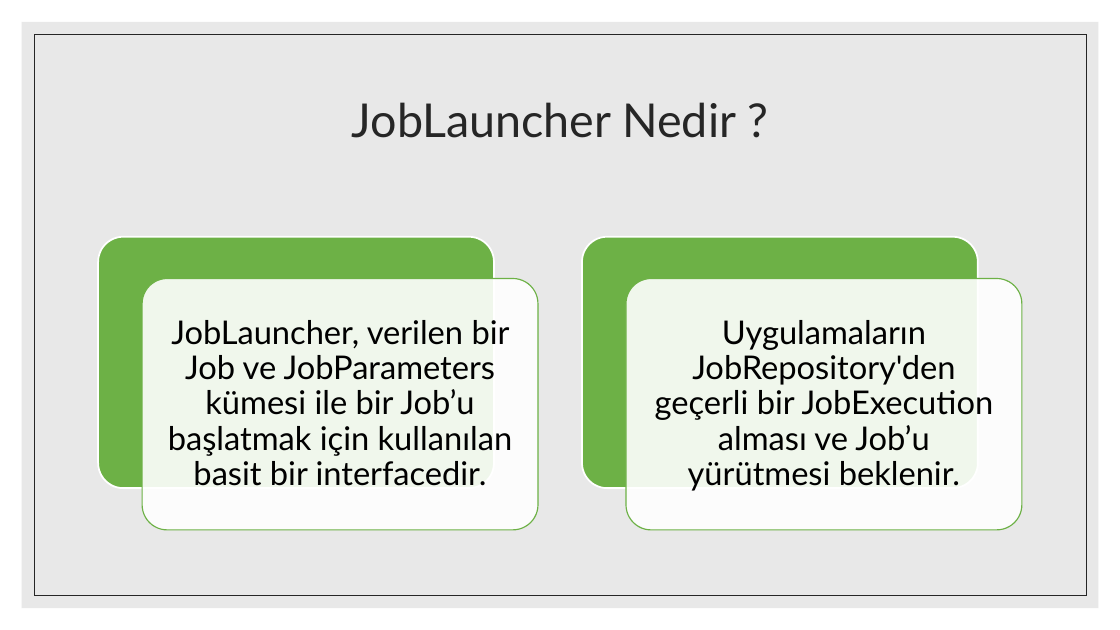
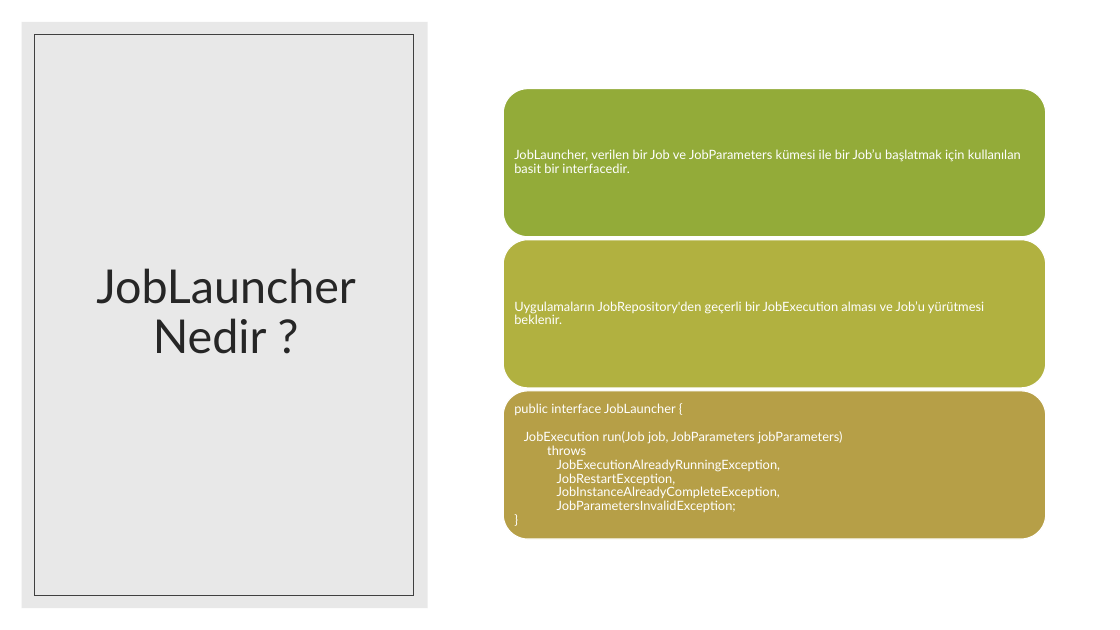
Before and after one commit to yusufemirhanarslan/PythonExercise, a slide deck: slide 13 of SpringBatch.pptx (slide 14 before the commit). Drawn at 1120x630 pixels with LibreOffice and Linux fonts; fonts in the diff are those of the drawing. Boxes give left, top, right and bottom in pixels: in the first picture for what was removed or moved away, otherwise in the second. Text is boxed around its words. In the diff, an @@ line names an element or a change of style, - is before the commit and + after.

```diff
--- a/SpringBatch.pptx
+++ b/SpringBatch.pptx
@@ rectangle: place and size @@
-rectangle at box(22, 22, 1099, 608)
+rectangle at box(22, 22, 428, 608)
@@ rectangle removed at box(34, 34, 1086, 596) @@
@@ rectangle added at box(34, 34, 413, 596), outline #404040 0.5 pt @@
@@ title "JobLauncher Nedir ?" rewrapped from box(352, 102, 737, 138) to box(96, 268, 356, 354) @@
@@ rounded rectangle added at box(503, 88, 1046, 236), fill #93AB39, outline #FFFFFF 1 pt @@
@@ text "JobLauncher, verilen bir Job ve ..." at box(514, 149, 1021, 173): size 28 to 11 pt, text colour #000000 to #FFFFFF; alignment centre to left; less space between paragraphs @@
@@ text "JobLauncher, verilen bir Job ve ...": place and size @@
-text "JobLauncher, verilen bir Job ve ..." at box(168, 320, 513, 486)
+text "JobLauncher, verilen bir Job ve ..." at box(514, 149, 1021, 173)
@@ rounded rectangle removed at box(98, 237, 494, 488) @@
@@ rounded rectangle: place and size @@
-rounded rectangle at box(582, 237, 978, 488)
+rounded rectangle at box(503, 239, 1046, 387)
@@ rounded rectangle at box(503, 239, 1046, 387): fill #6DB146 to #B1B140; outline #FFFFFF 1.5 pt to #FFFFFF 1 pt; proportions changed @@
@@ text "Uygulamaların JobRepository'den geçerli bir JobExecution ...": place and size @@
-text "Uygulamaların JobRepository'den geçerli bir JobExecution ..." at box(655, 320, 994, 491)
+text "Uygulamaların JobRepository'den geçerli bir JobExecution ..." at box(514, 301, 984, 324)
@@ text "Uygulamaların JobRepository'den geçerli bir JobExecution ..." at box(514, 301, 984, 324): size 28 to 11 pt, text colour #000000 to #FFFFFF; alignment centre to left; less space between paragraphs @@
@@ rounded rectangle removed at box(142, 279, 538, 530) @@
@@ rounded rectangle removed at box(626, 279, 1022, 530) @@
@@ rounded rectangle added at box(503, 391, 1046, 539), fill #B69F47, outline #FFFFFF 1 pt @@
@@ text added at box(514, 403, 842, 512), 11 pt, text #FFFFFF @@
+public interface JobLauncher {
+JobExecution run(Job job, JobParameters jobParameters)
+throws
+JobExecutionAlreadyRunningException,
+JobRestartException,
+JobInstanceAlreadyCompleteException,
+JobParametersInvalidException;
+}
```
Also in this commit, not shown: 3 other slides changed, 2 slides added, 2 other files.
